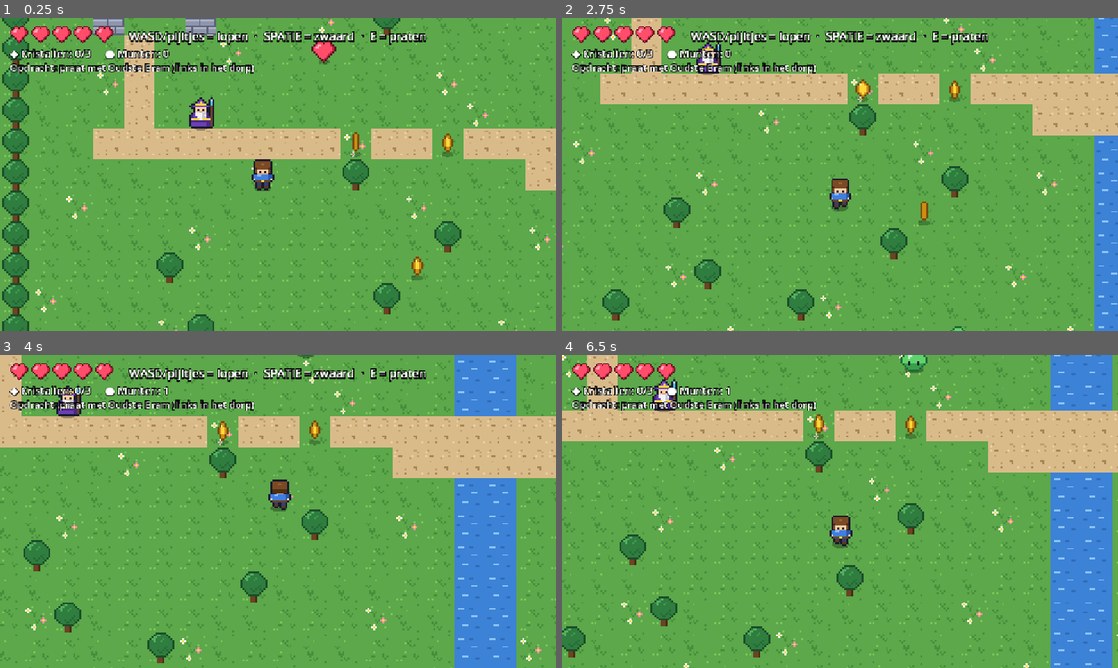
Above: before the commit, frames 1-4 (two rows, left to right).
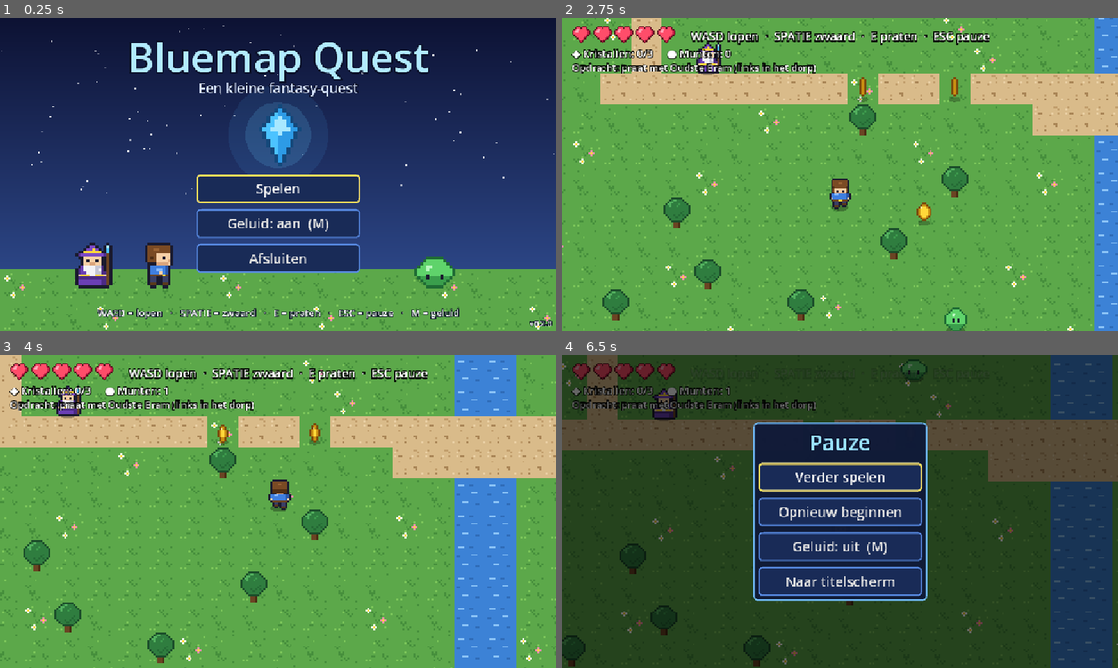
Above: after the commit, the same moments.

Repository: sjorswakka-sketch/bluemap
Game: Godot game, scene res://scenes/title.tscn
Same seed, same stepped clock (60 frames per second), same inputs: the game is played once before the commit and once after it. Before the commit the project starts from res://scenes/main.tscn.
Inputs (mouse positions are in pixels of both pictures, inside the frame that each line leads up to):
- Up to frame 1 (0.25 s): no input
- Up to frame 2 (2.75 s): click (840, 187) at 0.5 s, where only the run after the commit has a clickable "Spelen"; hold D (move_right) 1.28-2.03 s; hold Space (attack) 1.28-2.03 s; hold S (move_down) from 2.03 s (still down); tap E (interact) at 2.1 s
- Up to frame 3 (4 s): release S (move_down) at 2.78 s; hold D (move_right) 2.78-3.53 s; hold Space (attack) 2.78-3.53 s; hold W (move_up) from 3.53 s (still down); tap E (interact) at 3.6 s
- Up to frame 4 (6.5 s): release W (move_up) at 4.28 s; hold Space (attack) 4.28-5.03 s; hold A (move_left) 4.28-5.78 s; tap R (restart) at 4.9 s; tap E (interact) at 5.1 s; tap M (mute, bound only after the commit) at 5.65 s; hold S (move_down) from 5.78 s (still down); hold Space (attack) from 5.78 s (still down); tap Escape (pause, bound only after the commit) at 6.4 s

The runs differ from the first frame. In frame 1, 86% of the frame differs, in the area x 0-100%, y 0-100%; in frame 2, 1.7%; in frame 3, 1.4%; in frame 4, 99%.

Commit message:
Fase 2: delen. Titelscherm, pauzemenu, geluid en muziek, Windows-export
- Titelscherm met menu (toetsenbord en muis), pauzemenu (Esc/P), geluid aan/uit (M, wordt onthouden)
- Zelfgemaakte geluidseffecten en een muzieklus via tools/make_audio.py
- export_presets.cfg voor Windows Desktop (enkele .exe met ingebouwd spelpakket)
- GitHub-workflow die de Windows-versie bouwt en bij een tag een Release maakt
- Speltest uitgebreid met geluid, pauze en titelscherm
- README en roadmap bijgewerkt

Co-Authored-By: Claude Sonnet 5.5 <noreply@anthropic.com>
Claude-Session: https://claude.ai/code/session_01NJUFKLxNTr7VKNgY7Kz1rW

Diff:
--- a/project.godot
+++ b/project.godot
@@ -12,13 +12,15 @@
 
 config/name="Bluemap Quest"
 config/description="Top-down avontuur/RPG gemaakt in Godot 4"
-run/main_scene="res://scenes/main.tscn"
+config/version="0.2.0"
+run/main_scene="res://scenes/title.tscn"
 config/features=PackedStringArray("4.4", "GL Compatibility")
 config/icon="res://icon.svg"
 
 [autoload]
 
 GameState="*res://scripts/game_state.gd"
+Sound="*res://scripts/sound.gd"
 
 [display]
 
@@ -56,6 +58,14 @@
 "deadzone": 0.2,
 "events": [Object(InputEventKey,"resource_local_to_scene":false,"resource_name":"","device":-1,"window_id":0,"alt_press …(191 unchanged characters)…
 }
+pause={
+"deadzone": 0.2,
+"events": [Object(InputEventKey,"resource_local_to_scene":false,"resource_name":"","device":-1,"window_id":0,"alt_pressed":false,"shift_pressed":false,"ctrl_pressed":false,"meta_pressed":false,"pressed":false,"keycode":0,"physical_keycode":4194305,"key_label":0,"unicode":0,"location":0,"echo":false,"script":null), Object(InputEventKey,"resource_local_to_scene":false,"resource_name":"","device":-1,"window_id":0,"alt_pressed":false,"shift_pressed":false,"ctrl_pressed":false,"meta_pressed":false,"pressed":false,"keycode":0,"physical_keycode":80,"key_label":0,"unicode":0,"location":0,"echo":false,"script":null)]
+}
+mute={
+"deadzone": 0.2,
+"events": [Object(InputEventKey,"resource_local_to_scene":false,"resource_name":"","device":-1,"window_id":0,"alt_pressed":false,"shift_pressed":false,"ctrl_pressed":false,"meta_pressed":false,"pressed":false,"keycode":0,"physical_keycode":77,"key_label":0,"unicode":0,"location":0,"echo":false,"script":null)]
+}
 
 [rendering]
 
--- /dev/null
+++ b/scenes/title.tscn
@@ -0,0 +1,12 @@
+[gd_scene load_steps=2 format=3]
+
+[ext_resource type="Script" path="res://scripts/title.gd" id="1_title"]
+
+[node name="Title" type="Control"]
+layout_mode = 3
+anchors_preset = 15
+anchor_right = 1.0
+anchor_bottom = 1.0
+grow_horizontal = 2
+grow_vertical = 2
+script = ExtResource("1_title")
--- a/scripts/enemy.gd
+++ b/scripts/enemy.gd
@@ -75,9 +75,12 @@
 	flash = 0.15
 	if hp <= 0:
 		_die()
+	else:
+		Sound.play("hit", -2.0, randf_range(0.9, 1.1))
 
 
 func _die() -> void:
+	Sound.play("die", -2.0, randf_range(0.9, 1.1))
 	var world := get_parent()
 	world.spawn_pickup("coin", global_position)
 	if randf() < 0.25:
--- a/scripts/hud.gd
+++ b/scripts/hud.gd
@@ -35,7 +35,7 @@
 	GameState.game_over.connect(_show_game_over)
 	GameState.victory.connect(_show_victory)
 	_refresh_labels()
-	_show_toast("WASD/pijltjes = lopen  ·  SPATIE = zwaard  ·  E = praten", 6.0)
+	_show_toast("WASD lopen  ·  SPATIE zwaard  ·  E praten  ·  ESC pauze", 6.0)
 
 
 func _build_ui() -> void:
@@ -171,6 +171,7 @@
 	dialogue_panel.visible = true
 	# Dezelfde toetsdruk die het gesprek opende mag het niet meteen doorklikken.
 	opened_frame = Engine.get_process_frames()
+	Sound.play("select", -6.0)
 	_show_line()
 
 
@@ -194,6 +195,7 @@
 
 
 func _next_line() -> void:
+	Sound.play("select", -6.0)
 	line_idx += 1
 	if line_idx < lines.size():
 		_show_line()
@@ -209,12 +211,12 @@
 func _show_game_over() -> void:
 	overlay_title.text = "Game over"
 	overlay_title.add_theme_color_override("font_color", Color(1.0, 0.4, 0.4))
-	overlay_sub.text = "Druk op R om opnieuw te beginnen"
+	overlay_sub.text = "Druk op R om opnieuw te beginnen  ·  Esc voor het menu"
 	overlay.visible = true
 
 
 func _show_victory() -> void:
 	overlay_title.text = "Gewonnen!"
 	overlay_title.add_theme_color_override("font_color", Color(0.5, 0.85, 1.0))
-	overlay_sub.text = "De kaart is weer compleet.  Munten: %d  ·  Druk op R om opnieuw te spelen" % GameState.coins
+	overlay_sub.text = "De kaart is weer compleet.  Munten: %d\nDruk op R om opnieuw te spelen  ·  Esc voor het menu" % GameState.coins
 	overlay.visible = true
--- a/scripts/main.gd
+++ b/scripts/main.gd
@@ -12,6 +12,7 @@
 const NpcScript := preload("res://scripts/npc.gd")
 const PickupScript := preload("res://scripts/pickup.gd")
 const HudScript := preload("res://scripts/hud.gd")
+const PauseScript := preload("res://scripts/pause_menu.gd")
 const Art := preload("res://scripts/art.gd")
 
 const TILE := 32 # grootte van een tegel in de spelwereld
@@ -57,6 +58,8 @@
 	_build_tiles()
 	_spawn_entities()
 	add_child(HudScript.new())
+	add_child(PauseScript.new())
+	Sound.play_music()
 
 
 func _unhandled_input(event: InputEvent) -> void:
--- /dev/null
+++ b/scripts/pause_menu.gd
@@ -0,0 +1,88 @@
+extends CanvasLayer
+## Pauzemenu (Esc of P). Zet het hele spel stil en laat je verder spelen, opnieuw beginnen
+## of terug naar het titelscherm gaan.
+
+const UiStyle := preload("res://scripts/ui_style.gd")
+
+var root: Control
+var resume_button: Button
+var sound_button: Button
+
+
+func _ready() -> void:
+	layer = 20
+	process_mode = Node.PROCESS_MODE_ALWAYS # moet blijven werken terwijl de rest pauzeert
+	_build_ui()
+	root.visible = false
+	Sound.mute_changed.connect(func(_muted: bool) -> void: _refresh_sound_label())
+
+
+func _exit_tree() -> void:
+	if get_tree():
+		get_tree().paused = false
+
+
+func _build_ui() -> void:
+	root = Control.new()
+	root.set_anchors_preset(Control.PRESET_FULL_RECT)
+	add_child(root)
+
+	var dim := ColorRect.new()
+	dim.set_anchors_preset(Control.PRESET_FULL_RECT)
+	dim.color = Color(0, 0, 0, 0.6)
+	root.add_child(dim)
+
+	var center := CenterContainer.new()
+	center.set_anchors_preset(Control.PRESET_FULL_RECT)
+	root.add_child(center)
+	var panel := PanelContainer.new()
+	UiStyle.style_panel(panel)
+	center.add_child(panel)
+
+	var box := VBoxContainer.new()
+	box.add_theme_constant_override("separation", 12)
+	panel.add_child(box)
+	box.add_child(UiStyle.make_label("Pauze", 44, Color(0.6, 0.88, 1.0)))
+
+	resume_button = _button(box, "Verder spelen", toggle)
+	_button(box, "Opnieuw beginnen", _restart)
+	sound_button = _button(box, "", Sound.toggle_mute)
+	_button(box, "Naar titelscherm", _to_title)
+	_refresh_sound_label()
+
+
+func _button(parent: Node, text: String, action: Callable) -> Button:
+	var button := Button.new()
+	button.text = text
+	UiStyle.style_button(button)
+	button.pressed.connect(action)
+	parent.add_child(button)
+	return button
+
+
+func _refresh_sound_label() -> void:
+	sound_button.text = "Geluid: uit  (M)" if Sound.muted else "Geluid: aan  (M)"
+
+
+func _unhandled_input(event: InputEvent) -> void:
+	if event.is_action_pressed("pause"):
+		get_viewport().set_input_as_handled()
+		toggle()
+
+
+func toggle() -> void:
+	root.visible = not root.visible
+	get_tree().paused = root.visible
+	Sound.play("select")
+	if root.visible:
+		resume_button.grab_focus()
+
+
+func _restart() -> void:
+	get_tree().paused = false
+	get_tree().reload_current_scene()
+
+
+func _to_title() -> void:
+	get_tree().paused = false
+	get_tree().change_scene_to_file("res://scenes/title.tscn")
--- a/scripts/pickup.gd
+++ b/scripts/pickup.gd
@@ -29,12 +29,15 @@
 	match kind:
 		"coin":
 			GameState.add_coin()
+			Sound.play("coin", -4.0)
 		"crystal":
 			GameState.add_crystal()
+			Sound.play("crystal", -3.0)
 		"heart":
 			if GameState.hp >= GameState.MAX_HP:
 				return # Bewaren voor als je gewond bent.
 			GameState.heal(1)
+			Sound.play("heart", -3.0)
 	queue_free()
 
 
--- a/scripts/player.gd
+++ b/scripts/player.gd
@@ -73,6 +73,7 @@
 		return
 	attack_timer = ATTACK_TIME
 	cooldown = ATTACK_COOLDOWN
+	Sound.play("swing", -4.0, randf_range(0.92, 1.08))
 	for enemy: Node2D in get_tree().get_nodes_in_group("enemies"):
 		var to_enemy := enemy.global_position - global_position
 		if to_enemy.length() <= ATTACK_RANGE and facing.dot(to_enemy.normalized()) > 0.3:
@@ -96,6 +97,7 @@
 	if invuln > 0.0 or GameState.ended:
 		return
 	GameState.hurt(1)
+	Sound.play("hurt")
 	invuln = INVULN_TIME
 	knockback = (global_position - from_pos).normalized() * 260.0
 
--- /dev/null
+++ b/scripts/sound.gd
@@ -0,0 +1,102 @@
+extends Node
+## Autoload "Sound": geluidseffecten, muziek en de geluid-aan/uit-schakelaar (toets M).
+
+signal mute_changed(muted: bool)
+
+const SOUNDS := ["swing", "hit", "die", "hurt", "coin", "heart", "crystal", "select", "victory", "gameover"]
+const SETTINGS_PATH := "user://settings.cfg"
+const MUSIC_DB := -9.0
+const POOL_SIZE := 8
+
+var streams := {}
+var muted := false
+
+var _pool: Array[AudioStreamPlayer] = []
+var _music: AudioStreamPlayer
+
+
+func _ready() -> void:
+	process_mode = Node.PROCESS_MODE_ALWAYS # ook tijdens de pauze doorspelen
+
+	for sound_name: String in SOUNDS:
+		var stream := _load("res://assets/audio/%s.wav" % sound_name)
+		if stream:
+			streams[sound_name] = stream
+	for i in POOL_SIZE:
+		var player := AudioStreamPlayer.new()
+		add_child(player)
+		_pool.append(player)
+
+	_music = AudioStreamPlayer.new()
+	_music.volume_db = MUSIC_DB
+	var music := _load("res://assets/audio/music.wav")
+	if music is AudioStreamWAV:
+		var wav: AudioStreamWAV = music
+		wav.loop_mode = AudioStreamWAV.LOOP_FORWARD
+		wav.loop_begin = 0
+		@warning_ignore("integer_division")
+		wav.loop_end = wav.data.size() / 2 # 16-bit mono: 2 bytes per sample
+	_music.stream = music
+	add_child(_music)
+
+	var config := ConfigFile.new()
+	if config.load(SETTINGS_PATH) == OK:
+		muted = config.get_value("audio", "muted", false)
+	_apply_mute()
+
+	# Een eigen jingle bij winst en verlies.
+	GameState.victory.connect(func() -> void:
+		stop_music()
+		play("victory"))
+	GameState.game_over.connect(func() -> void:
+		stop_music()
+		play("gameover"))
+
+
+func _unhandled_input(event: InputEvent) -> void:
+	if event.is_action_pressed("mute"):
+		toggle_mute()
+
+
+func play(sound_name: String, volume_db := 0.0, pitch := 1.0) -> void:
+	if not streams.has(sound_name):
+		return
+	var player := _pool[0]
+	for candidate in _pool:
+		if not candidate.playing:
+			player = candidate
+			break
+	player.stream = streams[sound_name]
+	player.volume_db = volume_db
+	player.pitch_scale = pitch
+	player.play()
+
+
+func play_music() -> void:
+	if _music.stream and not _music.playing:
+		_music.play()
+
+
+func stop_music() -> void:
+	_music.stop()
+
+
+func toggle_mute() -> void:
+	muted = not muted
+	_apply_mute()
+	var config := ConfigFile.new()
+	config.set_value("audio", "muted", muted)
+	config.save(SETTINGS_PATH)
+	mute_changed.emit(muted)
+
+
+func _apply_mute() -> void:
+	AudioServer.set_bus_mute(AudioServer.get_bus_index("Master"), muted)
+
+
+## Geeft null terug (en dus stilte) als het bestand ontbreekt of nog niet is geïmporteerd.
+func _load(path: String) -> AudioStream:
+	if ResourceLoader.exists(path):
+		return load(path)
+	push_warning("Geluid niet gevonden: %s (open het project eenmaal in Godot of draai --import)" % path)
+	return null
--- /dev/null
+++ b/scripts/title.gd
@@ -0,0 +1,129 @@
+extends Control
+## Titelscherm: een nachtelijke lucht, de personages uit het spel en het hoofdmenu.
+
+const Art := preload("res://scripts/art.gd")
+const DrawUtil := preload("res://scripts/draw_util.gd")
+const UiStyle := preload("res://scripts/ui_style.gd")
+
+const GAME_SCENE := "res://scenes/main.tscn"
+const SKY_TOP := Color(0.05, 0.07, 0.2)
+const SKY_BOTTOM := Color(0.2, 0.32, 0.6)
+const GROUND_SCALE := 4.0 # 16 pixels per tegel -> 64 op het scherm
+const SPRITE_SCALE := 6.0
+
+var t := 0.0
+var stars: Array[Dictionary] = []
+var start_button: Button
+var sound_button: Button
+var quit_button: Button
+
+
+func _ready() -> void:
+	set_anchors_preset(Control.PRESET_FULL_RECT)
+	var rng := RandomNumberGenerator.new()
+	rng.seed = 11
+	for i in 70:
+		stars.append({
+			"pos": Vector2(rng.randf() * 1152.0, rng.randf() * 380.0),
+			"speed": rng.randf_range(0.8, 2.5),
+			"phase": rng.randf() * TAU,
+		})
+	_build_ui()
+	Sound.play_music()
+	Sound.mute_changed.connect(func(_muted: bool) -> void: _refresh_sound_label())
+
+
+func _build_ui() -> void:
+	var title := UiStyle.make_label("Bluemap Quest", 84, Color(0.7, 0.92, 1.0))
+	title.position = Vector2(0, 22)
+	title.size = Vector2(1152, 110)
+	add_child(title)
+
+	var subtitle := UiStyle.make_label("Een kleine fantasy-quest", 28, Color(0.85, 0.9, 1.0))
+	subtitle.position = Vector2(0, 124)
+	subtitle.size = Vector2(1152, 40)
+	add_child(subtitle)
+
+	var menu := VBoxContainer.new()
+	menu.add_theme_constant_override("separation", 12)
+	menu.position = Vector2(576 - 170, 322)
+	add_child(menu)
+	start_button = _button(menu, "Spelen", start_game)
+	sound_button = _button(menu, "", Sound.toggle_mute)
+	quit_button = _button(menu, "Afsluiten", quit_game)
+	_refresh_sound_label()
+	start_button.grab_focus()
+
+	var hint := UiStyle.make_label(
+		"WASD = lopen   ·   SPATIE = zwaard   ·   E = praten   ·   ESC = pauze   ·   M = geluid", 20)
+	hint.position = Vector2(0, 596)
+	hint.size = Vector2(1152, 30)
+	add_child(hint)
+
+	var version := UiStyle.make_label("v" + str(ProjectSettings.get_setting("application/config/version", "")), 16)
+	version.position = Vector2(1152 - 120, 620)
+	version.size = Vector2(110, 22)
+	version.horizontal_alignment = HORIZONTAL_ALIGNMENT_RIGHT
+	add_child(version)
+
+
+func _button(parent: Node, text: String, action: Callable) -> Button:
+	var button := Button.new()
+	button.text = text
+	UiStyle.style_button(button)
+	button.pressed.connect(action)
+	parent.add_child(button)
+	return button
+
+
+func _refresh_sound_label() -> void:
+	sound_button.text = "Geluid: uit  (M)" if Sound.muted else "Geluid: aan  (M)"
+
+
+func start_game() -> void:
+	Sound.play("select")
+	get_tree().change_scene_to_file(GAME_SCENE)
+
+
+func quit_game() -> void:
+	get_tree().quit()
+
+
+func _process(delta: float) -> void:
+	t += delta
+	queue_redraw()
+
+
+func _draw() -> void:
+	var w := size.x
+	var h := size.y
+	draw_polygon(PackedVector2Array([Vector2(0, 0), Vector2(w, 0), Vector2(w, h), Vector2(0, h)]),
+		PackedColorArray([SKY_TOP, SKY_TOP, SKY_BOTTOM, SKY_BOTTOM]))
+	for star in stars:
+		var twinkle := 0.35 + 0.65 * absf(sin(t * star["speed"] + star["phase"]))
+		draw_rect(Rect2(star["pos"], Vector2(3, 3)), Color(1, 1, 1, twinkle))
+
+	# Grond: twee rijen gras met wat afwisseling.
+	var tiles := Art.tex("tiles")
+	var tile := 16.0 * GROUND_SCALE
+	var ground_y := h - tile * 2.0
+	for row in 2:
+		for col in int(ceil(w / tile)):
+			var variant := 5 if (col * 3 + row * 5) % 7 == 0 else 6 if (col * 2 + row) % 5 == 0 else 0
+			draw_texture_rect_region(tiles, Rect2(col * tile, ground_y + row * tile, tile, tile),
+				Rect2(variant * 16.0, 0, 16, 16))
+
+	# De personages, op de grond.
+	var feet_y := ground_y + 30.0
+	var size_px := 16.0 * SPRITE_SCALE
+	var center_y := feet_y - size_px * (14.5 / 16.0 - 0.5)
+	var step := 1 + int(t * 4.0) % 2
+	DrawUtil.sprite(self, Art.tex("npc"), 0, 0, Vector2(190, center_y), Vector2i(16, 16), SPRITE_SCALE)
+	DrawUtil.sprite(self, Art.tex("player"), step, 2, Vector2(330, center_y), Vector2i(16, 16), SPRITE_SCALE)
+	DrawUtil.sprite(self, Art.tex("slime"), int(t * 1.6) % 2, 0, Vector2(900, center_y), Vector2i(16, 16), SPRITE_SCALE)
+
+	# De zwevende kristal.
+	var crystal := Vector2(w / 2.0, 238.0 + sin(t * 2.0) * 8.0)
+	draw_circle(crystal, 100.0 + sin(t * 3.0) * 5.0, Color(0.3, 0.7, 1.0, 0.10))
+	draw_circle(crystal, 66.0 + sin(t * 3.0) * 3.0, Color(0.4, 0.8, 1.0, 0.16))
+	DrawUtil.sprite(self, Art.tex("crystal"), int(t * 1.4) % 2, 0, crystal, Vector2i(16, 16), 8.0)
--- /dev/null
+++ b/scripts/ui_style.gd
@@ -0,0 +1,39 @@
+extends RefCounted
+## Gedeelde opmaak voor knoppen en vensters (titelscherm en pauzemenu).
+
+
+static func _box(bg: Color, border: Color, width := 3, filled := true) -> StyleBoxFlat:
+	var box := StyleBoxFlat.new()
+	box.bg_color = bg
+	box.draw_center = filled
+	box.border_color = border
+	box.set_border_width_all(width)
+	box.set_corner_radius_all(8)
+	box.set_content_margin_all(10)
+	return box
+
+
+static func style_button(button: Button, font_size := 28) -> void:
+	button.add_theme_stylebox_override("normal", _box(Color(0.10, 0.17, 0.34), Color(0.35, 0.55, 0.9)))
+	button.add_theme_stylebox_override("hover", _box(Color(0.16, 0.27, 0.52), Color(0.6, 0.85, 1.0)))
+	button.add_theme_stylebox_override("pressed", _box(Color(0.22, 0.36, 0.66), Color(0.8, 0.95, 1.0)))
+	# De rand om de knop die met het toetsenbord is geselecteerd.
+	button.add_theme_stylebox_override("focus", _box(Color(0, 0, 0, 0), Color(1.0, 0.88, 0.35), 4, false))
+	button.add_theme_font_size_override("font_size", font_size)
+	button.custom_minimum_size = Vector2(340, 56)
+	button.focus_mode = Control.FOCUS_ALL
+
+
+static func style_panel(panel: PanelContainer) -> void:
+	panel.add_theme_stylebox_override("panel", _box(Color(0.06, 0.1, 0.22, 0.96), Color(0.45, 0.75, 1.0)))
+
+
+static func make_label(text: String, font_size: int, color := Color.WHITE) -> Label:
+	var label := Label.new()
+	label.text = text
+	label.add_theme_font_size_override("font_size", font_size)
+	label.add_theme_color_override("font_color", color)
+	label.add_theme_color_override("font_outline_color", Color(0.04, 0.06, 0.15, 0.95))
+	label.add_theme_constant_override("outline_size", maxi(4, font_size / 8))
+	label.horizontal_alignment = HORIZONTAL_ALIGNMENT_CENTER
+	return label
--- a/tests/smoke_test.gd
+++ b/tests/smoke_test.gd
@@ -50,6 +50,34 @@
 	check(crystals.size() == 4, "4 kristallen op de kaart")
 	for action in ["move_left", "move_right", "move_up", "move_down", "attack", "interact", "restart"]:
 		check(InputMap.has_action(action), "input-actie " + action)
+
+	print("Geluid")
+	var sound := root.get_node("Sound")
+	check(sound.streams.size() == 10, "alle 10 geluidseffecten geladen (%d)" % sound.streams.size())
+	check(sound._music.stream != null, "muziek geladen")
+	check(sound._music.stream is AudioStreamWAV and sound._music.stream.loop_mode == AudioStreamWAV.LOOP_FORWARD, "muziek loopt")
+	check(sound._music.playing, "muziek speelt in het spel")
+	var was_muted: bool = sound.muted
+	press("mute")
+	await frames(2)
+	check(sound.muted != was_muted, "M zet het geluid uit/aan")
+	press("mute")
+	await frames(2)
+	check(sound.muted == was_muted, "M terug")
+
+	print("Pauze")
+	check(not paused, "spel loopt")
+	press("pause")
+	await frames(2)
+	check(paused, "Esc/P pauzeert")
+	var frozen_pos := player.global_position
+	Input.action_press("move_right")
+	await frames(20)
+	Input.action_release("move_right")
+	check(player.global_position == frozen_pos, "speler staat stil tijdens pauze")
+	press("pause")
+	await frames(2)
+	check(not paused, "nogmaals Esc/P hervat")
 
 	print("Botsingen")
 	var start := player.global_position
@@ -151,6 +179,20 @@
 	var fresh_crystals := get_nodes_in_group("pickups").filter(func(p): return p.kind == "crystal")
 	check(fresh_crystals.size() == 4, "alle 4 kristallen zijn terug")
 
+	print("Titelscherm")
+	var title: Control = load("res://scenes/title.tscn").instantiate()
+	root.add_child(title)
+	current_scene = title
+	await frames(3)
+	check(title.start_button != null and title.quit_button != null, "titelscherm heeft knoppen")
+	check(title.start_button.has_focus(), "Spelen is geselecteerd (toetsenbord werkt)")
+	title.start_game()
+	await frames(5)
+	check(current_scene != null and current_scene.scene_file_path.ends_with("main.tscn"), "Spelen start het spel")
+	check(not gs.ended and gs.hp == gs.MAX_HP, "nieuw spel begint schoon")
+	var menu_scene: String = ProjectSettings.get_setting("application/run/main_scene")
+	check(menu_scene.ends_with("title.tscn"), "het spel start op het titelscherm")
+
 	print("")
 	if failures == 0:
 		print("SMOKE TEST OK")
Not shown, added: assets/audio/coin.wav.import
Not shown, added: assets/audio/crystal.wav.import
Not shown, added: assets/audio/die.wav.import
Not shown, added: assets/audio/gameover.wav.import
Not shown, added: assets/audio/heart.wav.import
Not shown, added: assets/audio/hit.wav.import
Not shown, added: assets/audio/hurt.wav.import
Not shown, added: assets/audio/music.wav.import
Not shown, added: assets/audio/select.wav.import
Not shown, added: assets/audio/swing.wav.import
Not shown, added: assets/audio/victory.wav.import
Not shown, added: distribution/LEESMIJ.txt
(and 21 more such lines)
